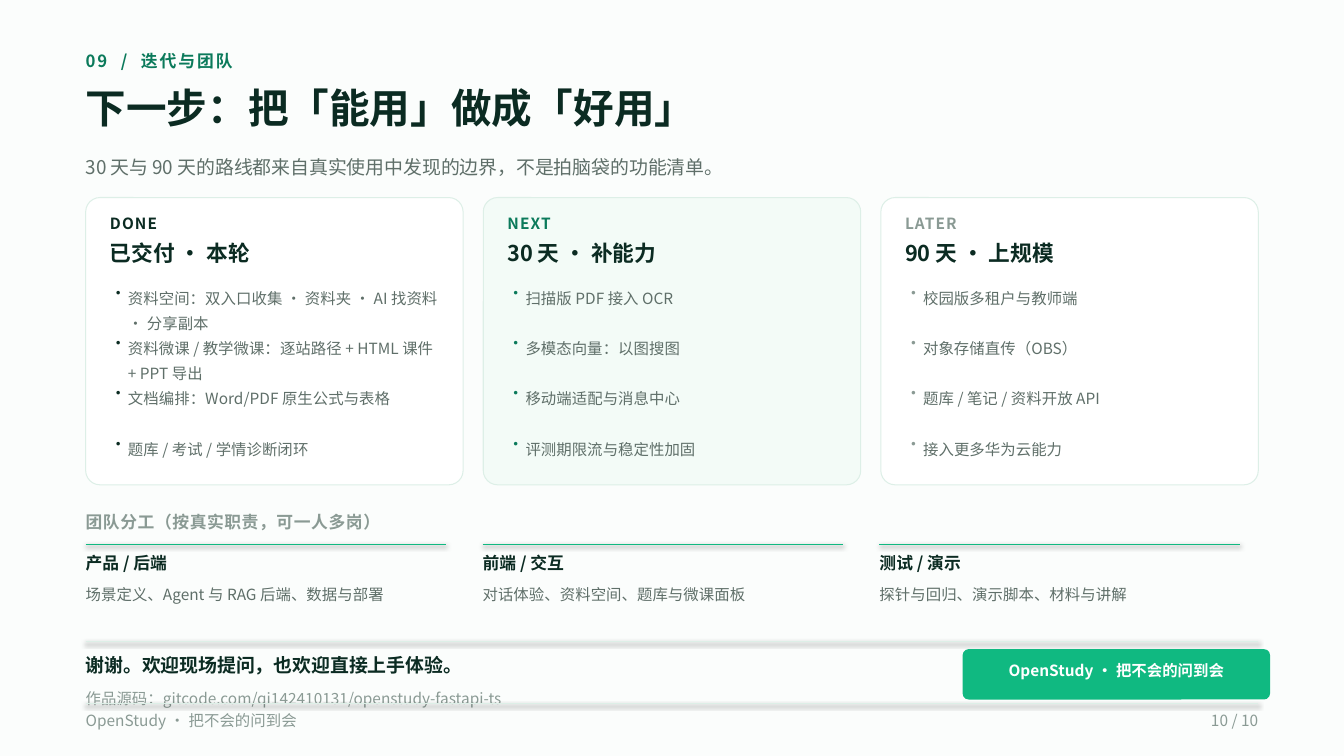
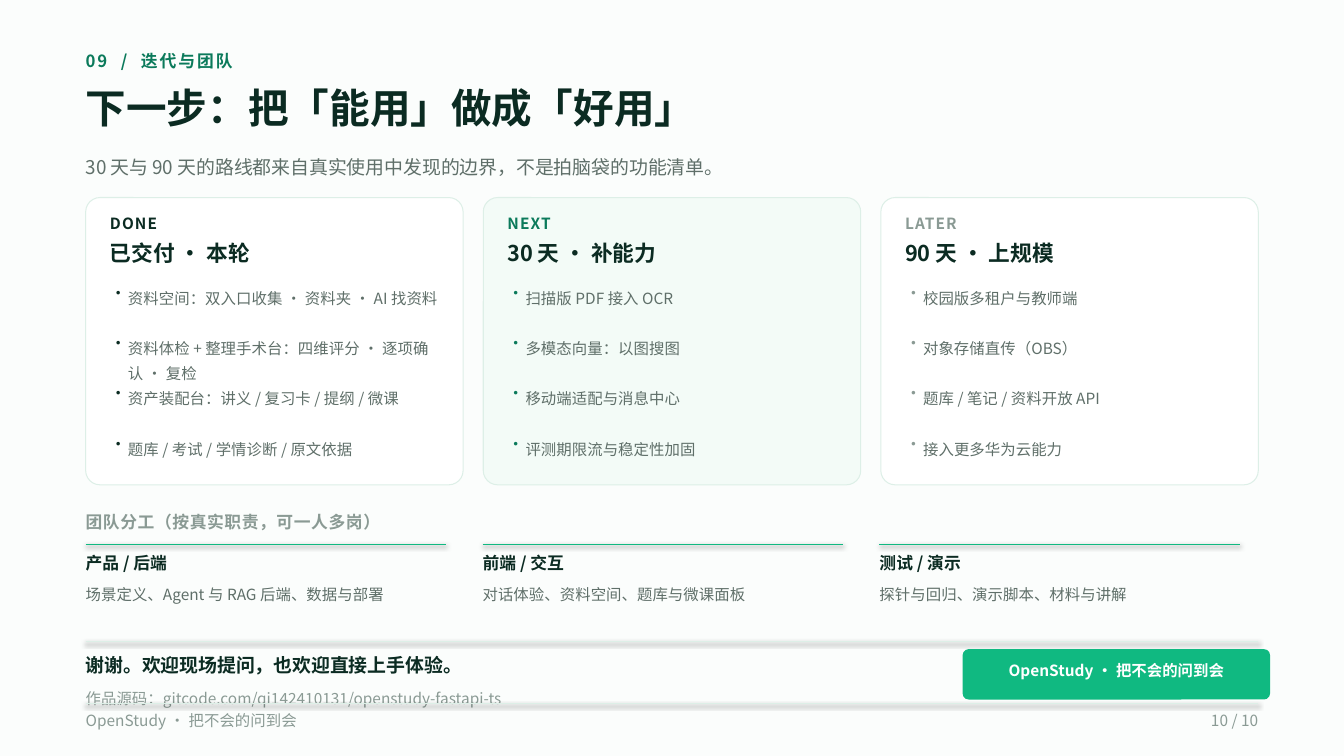
Before and after one commit to wufeng1234567/openstudy-fastapi-ts, a slide deck: slide 10 of doc/competition/OpenStudy-10页-V3-码道版.pptx. Drawn at 1344x756 pixels with LibreOffice and Linux fonts; fonts in the diff are those of the drawing. Boxes give left, top, right and bottom in pixels: in the first picture for what was removed or moved away, otherwise in the second. Text is boxed around its words. In the diff, an @@ line names an element or a change of style, - is before the commit and + after.

Commit message:
feat: 学习材料诊疗室：体检、整理手术台、资产装配与原文依据

```diff
--- a/doc/competition/OpenStudy-10页-V3-码道版.pptx
+++ b/doc/competition/OpenStudy-10页-V3-码道版.pptx
@@ text at (128,291,437,305): text changed @@
-资料空间：双入口收集 · 资料夹 · AI 找资料 · 分享副本
+资料空间：双入口收集 · 资料夹 · AI 找资料
@@ text at (128,341,428,380): text changed @@
-资料微课 / 教学微课：逐站路径 + HTML 课件 + PPT 导出
+资料体检 + 整理手术台：四维评分 · 逐项确认 · 复检
@@ text at (128,391,399,405): text changed @@
-文档编排：Word/PDF 原生公式与表格
+资产装配台：讲义 / 复习卡 / 提纲 / 微课
@@ text at (128,442,353,456): text changed @@
-题库 / 考试 / 学情诊断闭环
+题库 / 考试 / 学情诊断 / 原文依据
```
Also in this commit, not shown: 5 other slides changed, 3 slides added, 3 slides removed, 28 other files.
